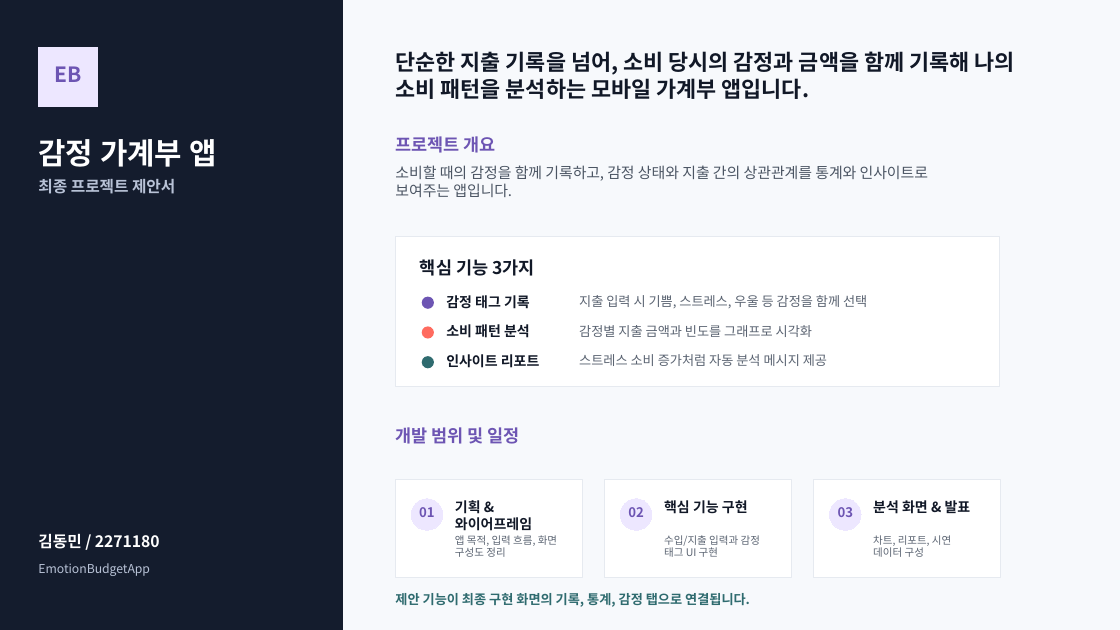
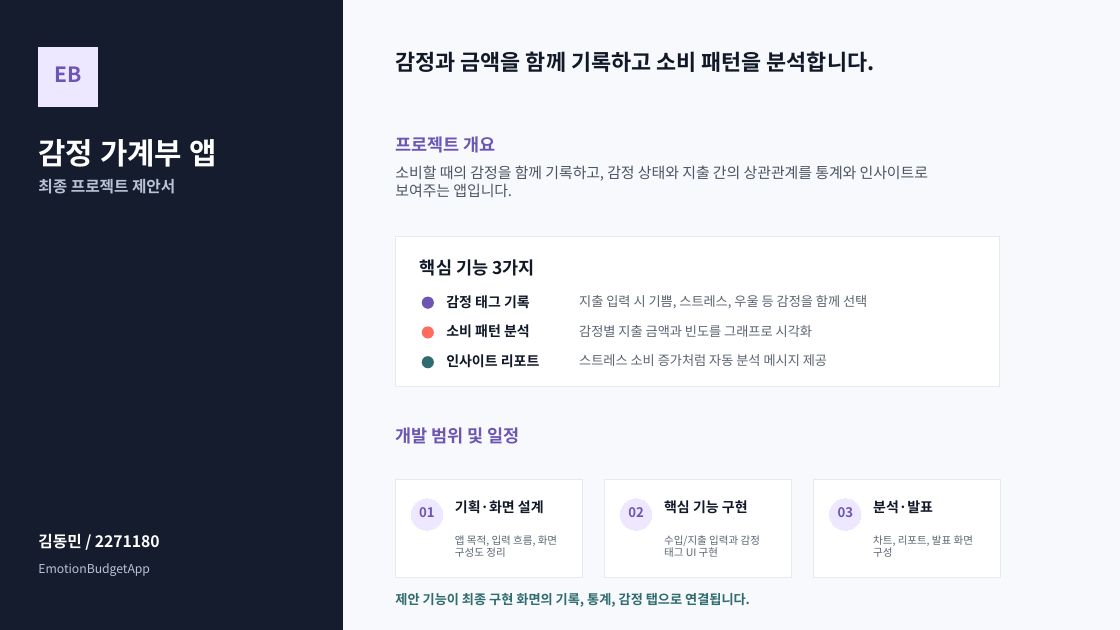
Before and after one commit to midogi/EmotionBudgetApp, a slide deck: slide 1 of docs/emotionbudget-final-report.pptx. Drawn at 1120x630 pixels with LibreOffice and Linux fonts; fonts in the diff are those of the drawing. Boxes give left, top, right and bottom in pixels: in the first picture for what was removed or moved away, otherwise in the second. Text is boxed around its words. In the diff, an @@ line names an element or a change of style, - is before the commit and + after.

```diff
--- a/docs/emotionbudget-final-report.pptx
+++ b/docs/emotionbudget-final-report.pptx
@@ text at [395,51,875,72]: text changed @@
-단순한 지출 기록을 넘어, 소비 당시의 감정과 금액을 함께 기록해 나의 소비 패턴을 분석하는 모바일 가계부 앱입니다.
+감정과 금액을 함께 기록하고 소비 패턴을 분석합니다.
@@ text at [455,500,544,514]: text changed @@
-기획 & 와이어프레임
+기획·화면 설계
@@ text at [873,500,933,514]: text changed @@
-분석 화면 & 발표
+분석·발표
@@ text at [873,535,973,557]: text changed @@
-차트, 리포트, 시연 데이터 구성
+차트, 리포트, 발표 화면 구성
```
Also in this commit, not shown: 1 other slide changed.
